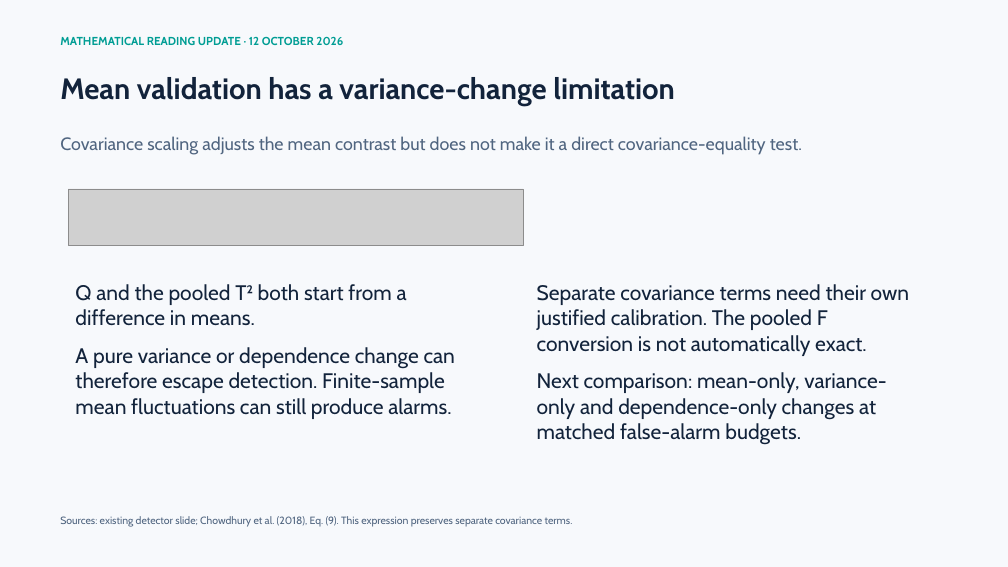
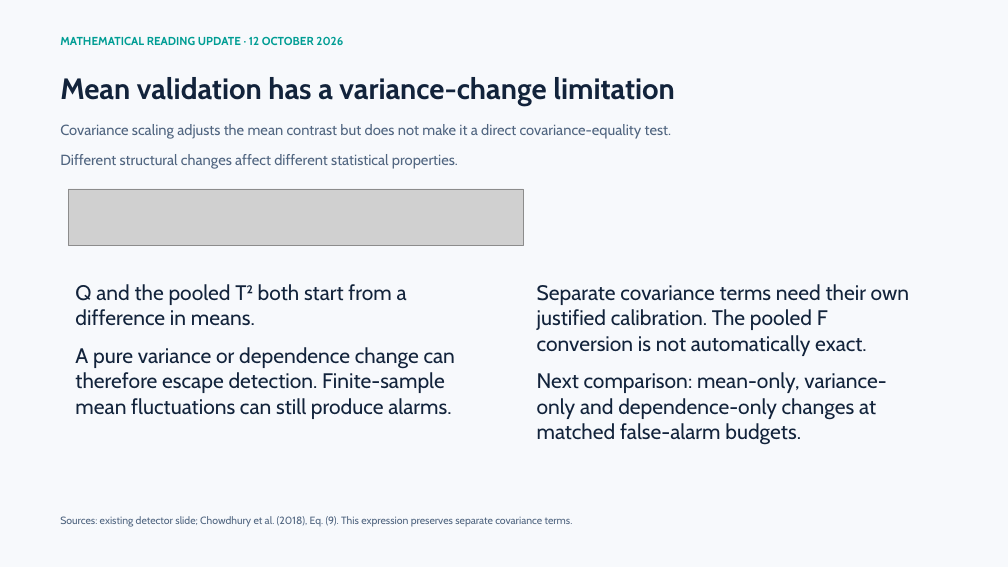
Before and after one commit to hlin863/ewma_covariate_shift_demo, a slide deck: slide 24 of presentations/EWMA_Covariate_Shift_Progress_Review_Haocheng_Lin.pptx (slide 23 before the commit). Drawn at 1008x567 pixels with LibreOffice and Linux fonts; fonts in the diff are those of the drawing; grey boxes stand for pictures. Boxes give left, top, right and bottom in pixels: in the first picture for what was removed or moved away, otherwise in the second. Text is boxed around its words. In the diff, an @@ line names an element or a change of style, - is before the commit and + after.

```diff
--- a/presentations/EWMA_Covariate_Shift_Progress_Review_Haocheng_Lin.pptx
+++ b/presentations/EWMA_Covariate_Shift_Progress_Review_Haocheng_Lin.pptx
@@ text "Covariance scaling adjusts the mean ...": place and size @@
-text "Covariance scaling adjusts the mean ..." at [60,136,802,155]
+text "Covariance scaling adjusts the mean ..." at [60,124,671,169]
@@ text at [60,124,671,139]: size 17 to 14 pt in "Covariance scaling adjusts the mean contrast but ..." @@
@@ text at [60,154,458,169]: paragraph added @@
+Different structural changes affect different statistical properties.
```
Also in this commit, not shown: 1 slide added.
